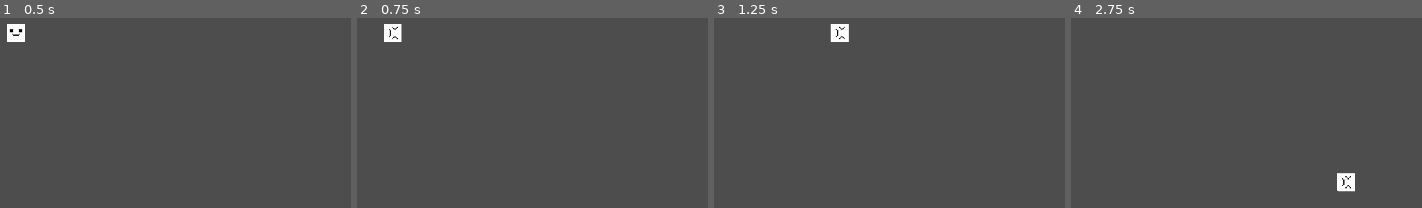
Above: before the commit, frames 1-4 (left to right).
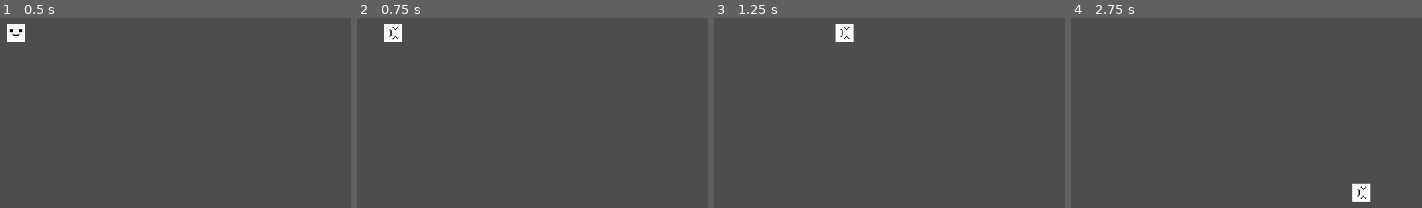
Above: after the commit, the same moments.

Repository: ThatOtherAndrew/DaydreamWales
Game: Godot game, scene res://TestLevel.tscn
The game is run twice, just before and just after one commit, with the same random seed, the same clock (stepped at 60 frames per second) and the same inputs.
Inputs:
- Up to frame 1 (0.5 s): no input
- Up to frame 2 (0.75 s): tap Enter at 0.5 s; hold D (move_right) from 0.53 s (still down)
- Up to frame 3 (1.25 s): keep holding D (move_right)
- Up to frame 4 (2.75 s): release D (move_right) at 1.28 s; hold S (move_down) 1.28-2.03 s; hold D (move_right) from 2.03 s (still down)

Frame 1 is identical in both runs. In frame 2, 0.1% of the frame differs, in the area x 9-13%, y 3-13%; in frame 3, 0.4%; in frame 4, 1.0%, in the area x 75-86%, y 81-97%.

Commit message:
more movement refinements

Diff:
--- a/Player.gd
+++ b/Player.gd
@@ -1,15 +1,15 @@
 extends CharacterBody2D
 
 @export_group("Core Movement")
-@export var max_speed: float = 400.0
-@export var acceleration: float = 3000.0
+@export var max_speed: float = 2000.0
+@export var acceleration: float = 2000.0
 @export var friction: float = 2500.0
 
 @export_group("Movement Feel")
 @export var turn_boost: float = 1.5
 @export var reverse_boost: float = 2.0
 @export var momentum_retention: float = 0.2
-@export var speed_ramp_curve: float = 1.5
+@export var speed_ramp_curve: float = 0.0
 @export var stop_threshold: float = 5.0
 
 @export_group("Advanced Tuning")
@@ -99,8 +99,9 @@
             elif dot < 0.7:
                 accel *= turn_boost
 
-        var speed_factor = pow(current_velocity.length() / max_speed, speed_ramp_curve)
-        accel *= (1.0 + speed_factor * 0.5)
+        if speed_ramp_curve > 0:
+            var speed_factor = pow(current_velocity.length() / max_speed, speed_ramp_curve)
+            accel *= (1.0 + speed_factor * 0.5)
 
         current_velocity = current_velocity.lerp(target_velocity, min(1.0, accel * delta / max_speed))
 
--- a/TestLevel.tscn
+++ b/TestLevel.tscn
@@ -8,4 +8,5 @@
 zoom = Vector2(2, 2)
 
 [node name="Player" parent="." instance=ExtResource("1")]
+max_speed = 20000.0
 rotation_smoothing = 0.5
